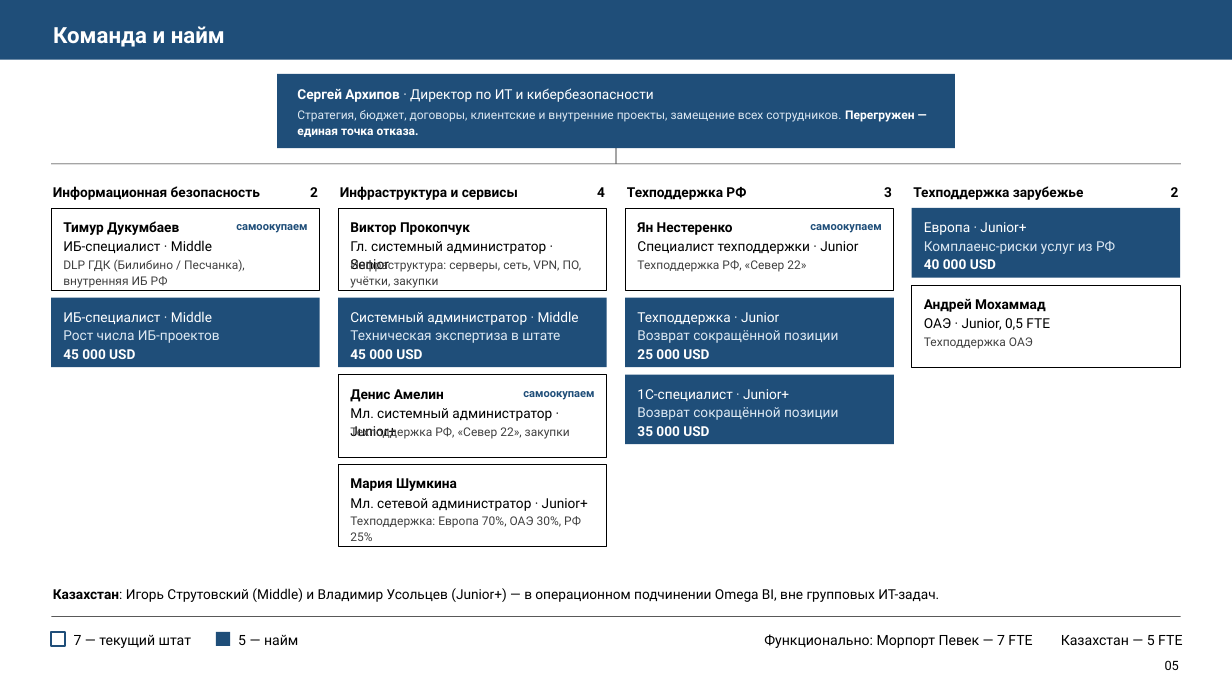
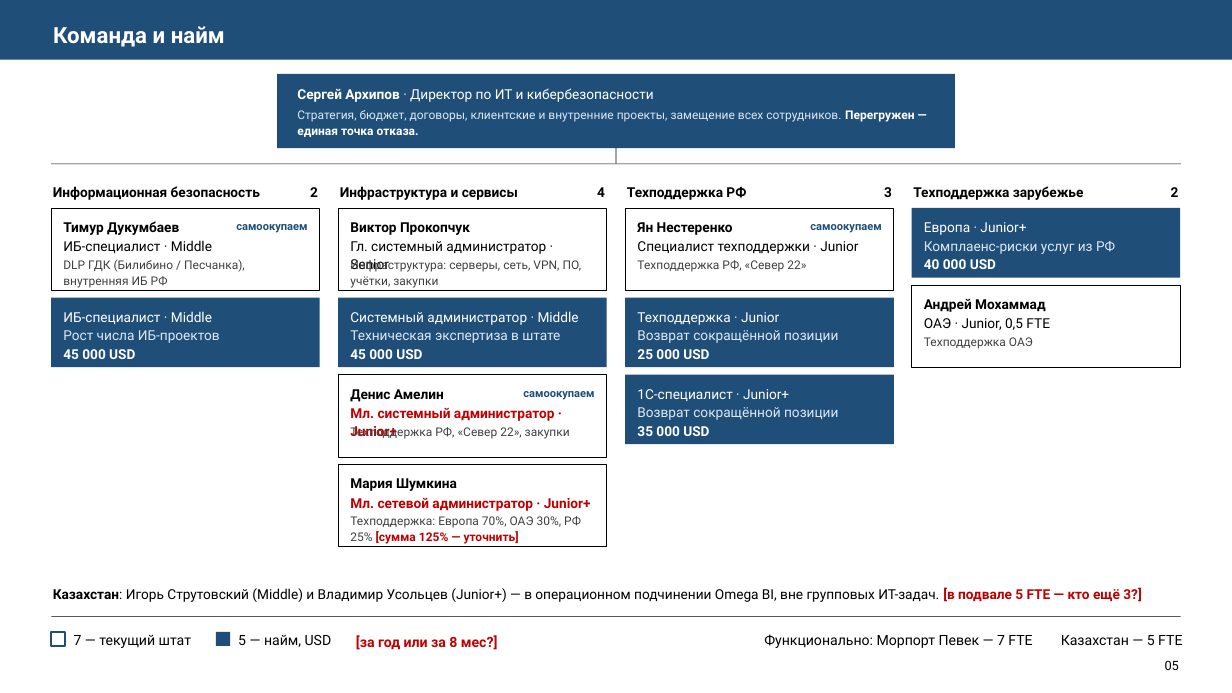
Before and after one commit to jordanbarnesceo88-tech/bpnm, a slide deck: slide 6 of presentation/Plan_IT-IB_v2.2.pptx. Drawn at 1232x693 pixels with LibreOffice and Linux fonts; fonts in the diff are those of the drawing. Boxes give left, top, right and bottom in pixels: in the first picture for what was removed or moved away, otherwise in the second. Text is boxed around its words. In the diff, an @@ line names an element or a change of style, - is before the commit and + after.

```diff
--- a/presentation/Plan_IT-IB_v2.2.pptx
+++ b/presentation/Plan_IT-IB_v2.2.pptx
@@ text "Мл. системный администратор · Junior+" at box(350, 408, 555, 438): text colour #000000 to #C00000, bold on @@
@@ text "Мл. сетевой администратор · Junior+" at box(350, 498, 591, 511): text colour #000000 to #C00000, bold on @@
@@ text at box(350, 516, 581, 544): text changed @@
-Техподдержка: Европа 70%, ОАЭ 30%, РФ 25%
+Техподдержка: Европа 70%, ОАЭ 30%, РФ 25% [сумма 125% — уточнить]
@@ text at box(53, 587, 1141, 602): text changed @@
-Казахстан: Игорь Струтовский (Middle) и Владимир Усольцев (Junior+) — в операционном подчинении Omega BI, вне групповых ИТ-задач.
+Казахстан: Игорь Струтовский (Middle) и Владимир Усольцев (Junior+) — в операционном подчинении Omega BI, вне групповых ИТ-задач. [в подвале 5 FTE — кто ещё 3?]
@@ text at box(238, 635, 332, 647): text changed @@
-5 — найм
+5 — найм, USD
@@ text added at box(356, 635, 498, 650), 16.5 pt, text #C00000, bold @@
+[за год или за 8 мес?]
```
Also in this commit, not shown: 5 other slides changed, 1 other file.
